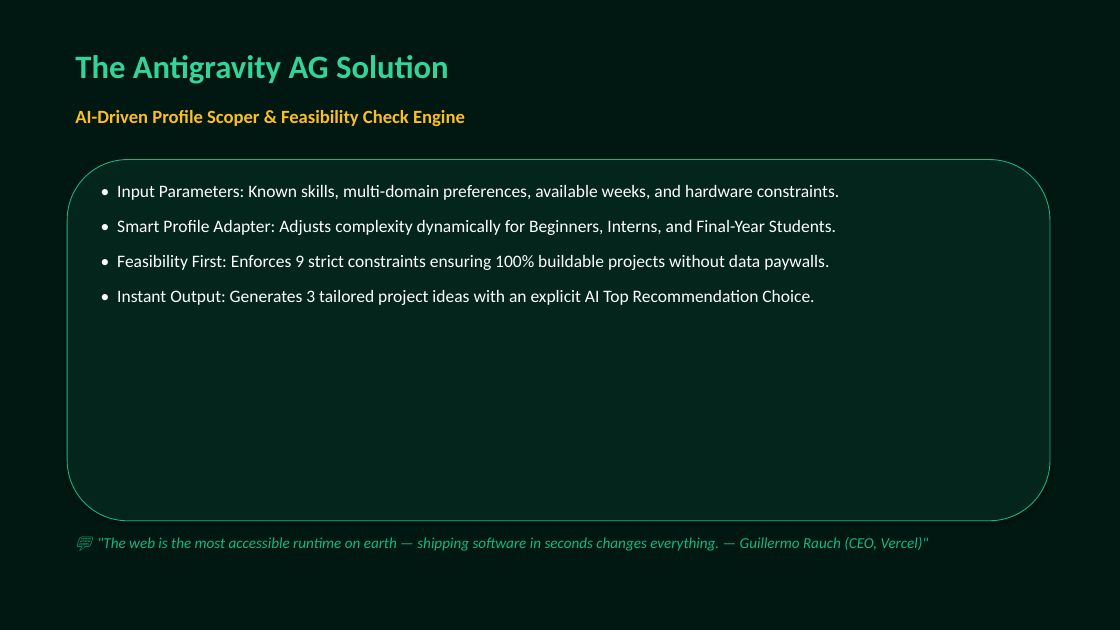
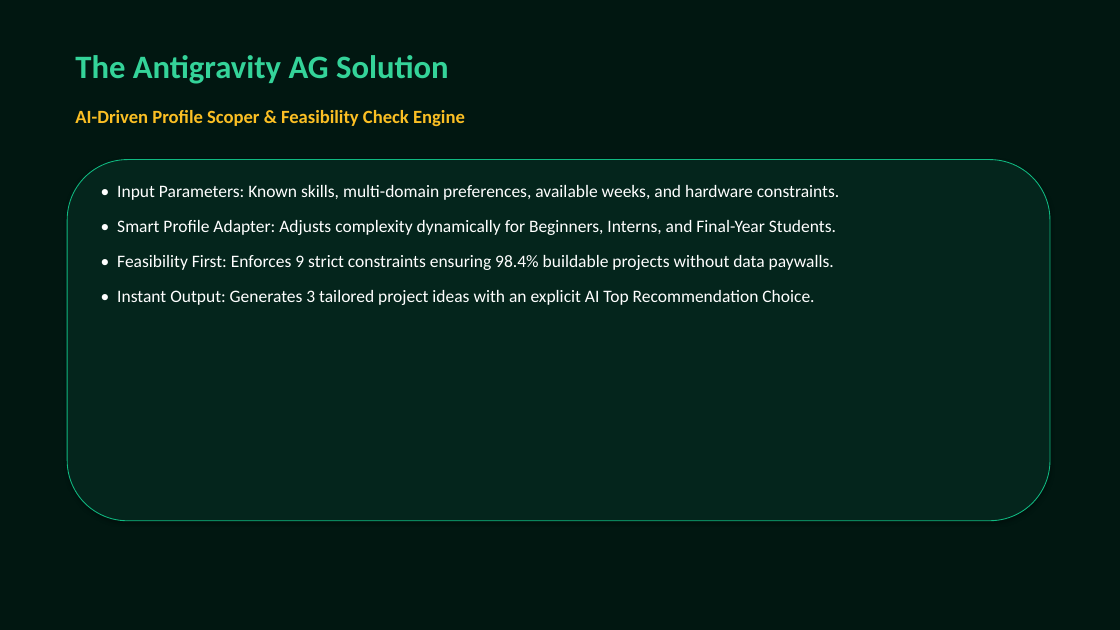
Before and after one commit to ishansharma16012007-bot/3hr-promptwars, a slide deck: slide 3 of antigravity_presentation.pptx. Drawn at 1120x630 pixels with LibreOffice and Linux fonts; fonts in the diff are those of the drawing. Boxes give left, top, right and bottom in pixels: in the first picture for what was removed or moved away, otherwise in the second. Text is boxed around its words. In the diff, an @@ line names an element or a change of style, - is before the commit and + after.

Commit message:
Update feasibility score to 98.4 percent and remove quotes

```diff
--- a/antigravity_presentation.pptx
+++ b/antigravity_presentation.pptx
@@ text at (117,255,834,270): text changed @@
-• Feasibility First: Enforces 9 strict constraints ensuring 100% buildable projects without data paywalls.
+• Feasibility First: Enforces 9 strict constraints ensuring 98.4% buildable projects without data paywalls.
@@ text removed at (97,537,929,551) @@
-💬 "The web is the most accessible runtime on earth — shipping software in seconds changes everything. — Guillermo Rauch (CEO, Vercel)"
```
Also in this commit, not shown: 19 other slides changed, 3 other files.
